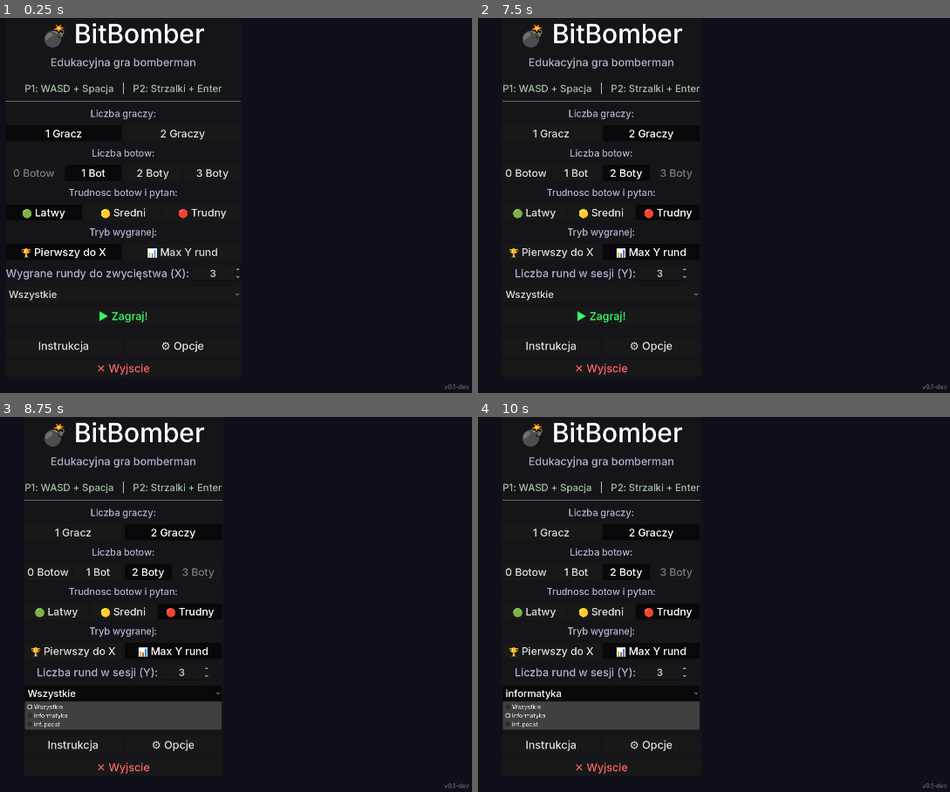
Above: before the commit, frames 1-4 (two rows, left to right).
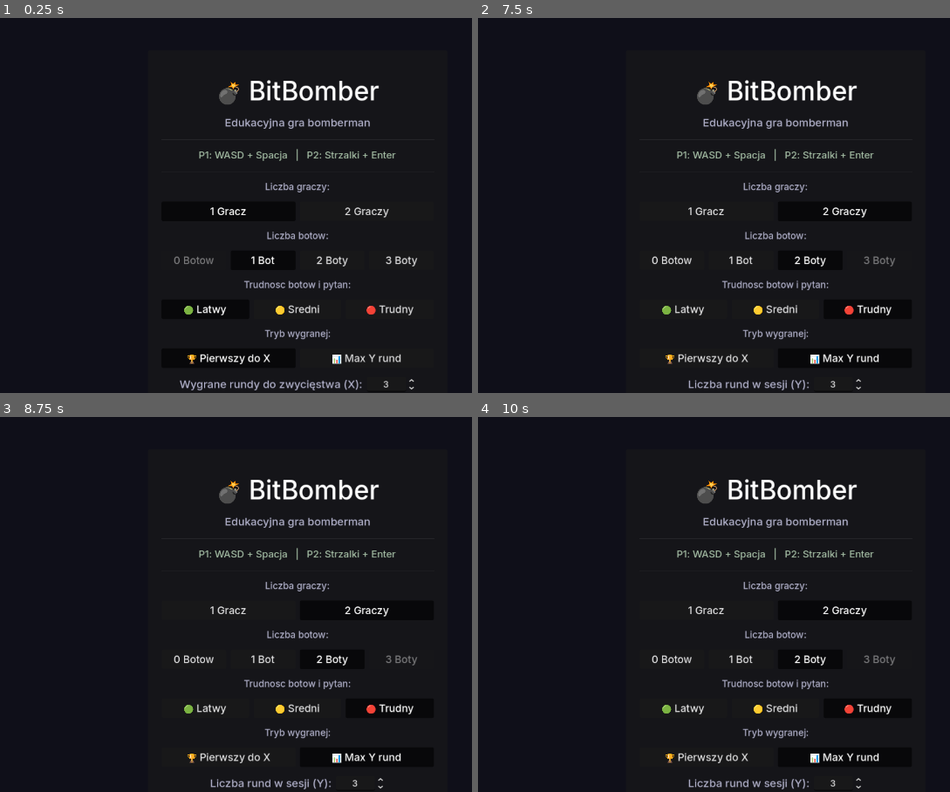
Above: after the commit, the same moments.

Repository: DaVideX12324/BitBomber
Game: Godot game, scene res://scenes/game.tscn
The game is run twice, just before and just after one commit, with the same random seed, the same clock (stepped at 60 frames per second) and the same inputs.
Inputs (mouse positions are in pixels of both pictures, inside the frame that each line leads up to):
- Up to frame 1 (0.25 s): no input
- Up to frame 2 (7.5 s): click "1 Gracz" at 0.5 s; click "2 Graczy" at 1.25 s; click "0 Botow" at 2 s; click "1 Bot" at 2.75 s; click "2 Boty" at 3.5 s; click "🟢 Latwy" at 4.25 s; click "🟡 Sredni" at 5 s; click "🔴 Trudny" at 5.75 s; click "🏆 Pierwszy do X" at 6.5 s; click "📊 Max Y rund" at 7.25 s
- Up to frame 3 (8.75 s): click (122, 694) at 8 s, where only the run before the commit has a clickable "Wszystkie"
- Up to frame 4 (10 s): click (600, 717) at 8.75 s, where only the run before the commit has a clickable "▶ Zagraj!"; click (600, 694) at 9.5 s, where only the run before the commit has a clickable "informatyka"

The runs differ from the first frame. In frame 1, 8.5% of the frame differs, in the area x 1-100%, y 1-100%; in frame 2, 8.2%; in frame 3, 11%; in frame 4, 11%, in the area x 5-100%, y 1-100%.

Commit message:
refactor(ui): scale via CanvasLayer.scale instead of per-node font overrides

Diff:
--- a/autoloads/ui_scale_manager.gd
+++ b/autoloads/ui_scale_manager.gd
@@ -1,23 +1,18 @@
 extends Node
 ## Autoload: UIScaleManager
 ##
-## Zarządza trybem skalowania UI.
-## Przy pierwszym uruchomieniu automatycznie dobiera tryb do rozdzielczości
-## monitora. Gracz może później zmienić tryb ręcznie w opcjach.
+## Skaluje całe warstwy UI przez CanvasLayer.scale.
+## Dzięki temu skalowane są WSZYSTKIE elementy (czcionki, przyciski,
+## panele, marginesy, ikony) — bez żadnych ręcznych override’ów.
 ##
 ## Tryby:
-##   SMALL  — 0.75×  (< 1280px szerokości)
-##   NORMAL — 1.0×   (1280–1919px, baza FHD 1080p)
+##   SMALL  — 0.75×  (< 1280px)
+##   NORMAL — 1.0×   (1280–1919px, baza FHD)
 ##   LARGE  — 1.5×   (1920–2559px)
-##   XLARGE — 2.0×   (≥ 2560px, 4K / QHD)
+##   XLARGE — 2.0×   (≥ 2560px, 4K)
 ##
-## Użycie w skrypcie UI:
-##   func _ready():
-##       UIScaleManager.scale_changed.connect(_on_scale_changed)
-##       _on_scale_changed(UIScaleManager.scale_factor)
-##
-##   func _on_scale_changed(s: float) -> void:
-##       $Label.add_theme_font_size_override("font_size", UIScaleManager.px(32))
+## Użycie w skrypcie UI (jedyna potrzebna linia w _ready):
+##   UIScaleManager.apply_to_layer(self)
 
 enum ScaleMode { SMALL, NORMAL, LARGE, XLARGE }
 
@@ -37,22 +32,33 @@
 
 const SAVE_KEY := "ui_scale_mode"
 
-## Aktualny tryb skalowania
 var current_mode : ScaleMode = ScaleMode.NORMAL :
 	set(value):
 		current_mode = value
 		scale_factor = SCALE_VALUES[value]
+		_apply_to_all_layers()
 		scale_changed.emit(scale_factor)
 
-## Aktualny współczynnik (tylko do odczytu z zewnątrz)
 var scale_factor : float = 1.0
 
-## Emitowany przy każdej zmianie trybu
 signal scale_changed(new_scale: float)
+
+# Wszystkie zarejestrowane warstwy UI
+var _layers : Array[CanvasLayer] = []
 
 
 func _ready() -> void:
 	_load_saved()
+
+
+## Rejestruje CanvasLayer i natychmiast aplikuje aktualne skalowanie.
+## Wywołaj w _ready() każdego skryptu UI: UIScaleManager.apply_to_layer(self)
+func apply_to_layer(layer: CanvasLayer) -> void:
+	if not _layers.has(layer):
+		_layers.append(layer)
+		# Sprzątanie po usunięciu węzła
+		layer.tree_exited.connect(func(): _layers.erase(layer))
+	_set_layer_scale(layer)
 
 
 ## Ustawia tryb ręcznie i zapisuje wybór gracza.
@@ -71,9 +77,18 @@
 	]
 
 
-## Przelicza wartość pikselową z bazy 1080p na aktualny tryb skalowania.
-func px(base_pixels: float) -> int:
-	return roundi(base_pixels * scale_factor)
+# ---------------------------------------------------------------------------
+# Internals
+# ---------------------------------------------------------------------------
+
+func _apply_to_all_layers() -> void:
+	for layer in _layers:
+		if is_instance_valid(layer):
+			_set_layer_scale(layer)
+
+
+func _set_layer_scale(layer: CanvasLayer) -> void:
+	layer.scale = Vector2(scale_factor, scale_factor)
 
 
 # ---------------------------------------------------------------------------
@@ -93,12 +108,9 @@
 		if saved >= 0 and saved <= ScaleMode.XLARGE:
 			current_mode = saved as ScaleMode
 			return
-	# Brak zapisu — dobierz tryb automatycznie
 	current_mode = _detect_mode()
 
 
-## Wykrywa tryb na podstawie szerokości aktualnego ekranu.
-## Używa monitora głównego (primary screen).
 func _detect_mode() -> ScaleMode:
 	var w : int = DisplayServer.screen_get_size(
 			DisplayServer.get_primary_screen()).x
--- a/scripts/main_menu.gd
+++ b/scripts/main_menu.gd
@@ -30,17 +30,6 @@
 @onready var _quiz_opt       : OptionButton  = $"Center/Panel/VBox/QuizOpt"
 @onready var _start_btn      : Button        = $"Center/Panel/VBox/BtnStart"
 @onready var _options_menu                   = $OptionsMenu
-# Węzły potrzebne do skalowania czcionek
-@onready var _title_label    : Label  = $"Center/Panel/VBox/Title"
-@onready var _subtitle_label : Label  = $"Center/Panel/VBox/Subtitle"
-@onready var _controls_label : Label  = $"Center/Panel/VBox/Controls"
-@onready var _players_label  : Label  = $"Center/Panel/VBox/PlayersLabel"
-@onready var _bots_label     : Label  = $"Center/Panel/VBox/BotsLabel"
-@onready var _win_label      : Label  = $"Center/Panel/VBox/WinLabel"
-@onready var _btn_help       : Button = $"Center/Panel/VBox/HBoxMeta/BtnHelp"
-@onready var _btn_options    : Button = $"Center/Panel/VBox/HBoxMeta/BtnOptions"
-@onready var _btn_quit       : Button = $"Center/Panel/VBox/BtnQuit"
-@onready var _ver_label      : Label  = $"VerLabel"
 
 var _sel_players : int = 1
 var _sel_bots    : int = 1
@@ -80,50 +69,7 @@
 	_refresh_diff()
 	_refresh_win()
 	_build_help_overlay()
-	UIScaleManager.scale_changed.connect(_on_scale_changed)
-	_on_scale_changed(UIScaleManager.scale_factor)
-
-
-# ---------------------------------------------------------------------------
-# Skalowanie czcionek
-# Wartości bazowe wprost z main_menu.tscn (tryb NORMAL = 1× / FHD)
-# ---------------------------------------------------------------------------
-
-func _on_scale_changed(_s: float) -> void:
-	_title_label.add_theme_font_size_override("font_size",    UIScaleManager.px(48))
-	_subtitle_label.add_theme_font_size_override("font_size", UIScaleManager.px(20))
-	_controls_label.add_theme_font_size_override("font_size", UIScaleManager.px(18))
-	_players_label.add_theme_font_size_override("font_size",  UIScaleManager.px(17))
-	_bots_label.add_theme_font_size_override("font_size",     UIScaleManager.px(17))
-	_diff_label.add_theme_font_size_override("font_size",     UIScaleManager.px(17))
-	_win_label.add_theme_font_size_override("font_size",      UIScaleManager.px(17))
-	_rounds_label.add_theme_font_size_override("font_size",   UIScaleManager.px(20))
-	_rounds_spin.get_line_edit().add_theme_font_size_override("font_size", UIScaleManager.px(18))
-	_quiz_opt.add_theme_font_size_override("font_size",       UIScaleManager.px(18))
-	_start_btn.add_theme_font_size_override("font_size",      UIScaleManager.px(20))
-	_btn_help.add_theme_font_size_override("font_size",       UIScaleManager.px(20))
-	_btn_options.add_theme_font_size_override("font_size",    UIScaleManager.px(20))
-	_btn_quit.add_theme_font_size_override("font_size",       UIScaleManager.px(20))
-	_ver_label.add_theme_font_size_override("font_size",      UIScaleManager.px(11))
-	var fs_btn := UIScaleManager.px(19)
-	for btn in _players_btns + _bots_btns + _diff_btns + _win_btns:
-		(btn as Button).add_theme_font_size_override("font_size", fs_btn)
-	if _help_overlay:
-		_rescale_help_overlay()
-
-
-## Skaluje czcionki w panelu instrukcji (budowanym dynamicznie).
-func _rescale_help_overlay() -> void:
-	var panel     := _help_overlay.get_child(0) as PanelContainer
-	var margin    := panel.get_child(0)          as MarginContainer
-	var vbox      := margin.get_child(0)         as VBoxContainer
-	var title     := vbox.get_child(0)           as Label
-	var scroll    := vbox.get_child(2)           as ScrollContainer
-	var content   := scroll.get_child(0)         as RichTextLabel
-	var btn_close := vbox.get_child(4)           as Button
-	title.add_theme_font_size_override("font_size",          UIScaleManager.px(22))
-	content.add_theme_font_size_override("normal_font_size", UIScaleManager.px(15))
-	btn_close.add_theme_font_size_override("font_size",      UIScaleManager.px(16))
+	UIScaleManager.apply_to_layer(self)
 
 
 # ---------------------------------------------------------------------------
@@ -225,6 +171,7 @@
 	margin.add_child(vbox)
 	var title := Label.new()
 	title.text = "💣  Jak grać w BitBomber?"
+	title.add_theme_font_size_override("font_size", 22)
 	title.horizontal_alignment = HORIZONTAL_ALIGNMENT_CENTER
 	vbox.add_child(title)
 	vbox.add_child(HSeparator.new())
@@ -235,6 +182,7 @@
 	content.bbcode_enabled = true
 	content.fit_content = true
 	content.size_flags_horizontal = Control.SIZE_EXPAND_FILL
+	content.add_theme_font_size_override("normal_font_size", 15)
 	content.text = """[b]Cel gry[/b]
 Wyeliminuj przeciwnik\u00f3w za pomoc\u0105 bomb! Ostatni \u017cywy gracz (lub ten z najwi\u0119ksz\u0105 liczb\u0105 wygranych rund) zdobywa zwyci\u0119stwo.
 
@@ -269,8 +217,6 @@
 	btn_close.text = "Zamknij  [ESC]"
 	btn_close.pressed.connect(_hide_help)
 	vbox.add_child(btn_close)
-	# zastosuj bieżące skalowanie do nowo zbudowanego overlay
-	_rescale_help_overlay()
 
 
 func _input(event: InputEvent) -> void:
--- a/scripts/options_menu.gd
+++ b/scripts/options_menu.gd
@@ -16,13 +16,6 @@
 @onready var _lbl_countdown  : Label          = $ConfirmPopup/VBoxConfirm/LblCountdown
 @onready var _btn_confirm    : Button         = $ConfirmPopup/VBoxConfirm/HBoxConfirm/BtnConfirm
 @onready var _btn_revert     : Button         = $ConfirmPopup/VBoxConfirm/HBoxConfirm/BtnRevert
-
-# Węzły potrzebne do skalowania czcionek (bazy z options_menu.tscn)
-@onready var _title_label    : Label = $Panel/VBox/Title
-@onready var _mode_label     : Label = $Panel/VBox/ModeLabel
-@onready var _monitor_label  : Label = $Panel/VBox/MonitorLabel
-@onready var _res_label      : Label = $Panel/VBox/ResLabel
-@onready var _scale_label    : Label = $Panel/VBox/ScaleLabel
 
 const CONFIRM_TIMEOUT := 20.0
 
@@ -53,8 +46,7 @@
 	_monitor_option.item_selected.connect(_on_monitor_changed)
 	_populate_resolutions(_monitor_option.selected)
 	_populate_scale()
-	UIScaleManager.scale_changed.connect(_on_scale_changed)
-	_on_scale_changed(UIScaleManager.scale_factor)
+	UIScaleManager.apply_to_layer(self)
 
 
 func _process(delta: float) -> void:
@@ -79,31 +71,6 @@
 
 
 # ---------------------------------------------------------------------------
-# Skalowanie czcionek
-# Bazy z options_menu.tscn (tryb NORMAL = 1×)
-# ---------------------------------------------------------------------------
-
-func _on_scale_changed(_s: float) -> void:
-	_title_label.add_theme_font_size_override("font_size",   UIScaleManager.px(26))
-	_mode_label.add_theme_font_size_override("font_size",    UIScaleManager.px(16))
-	_monitor_label.add_theme_font_size_override("font_size", UIScaleManager.px(16))
-	_res_label.add_theme_font_size_override("font_size",     UIScaleManager.px(16))
-	_res_note.add_theme_font_size_override("font_size",      UIScaleManager.px(12))
-	_scale_label.add_theme_font_size_override("font_size",   UIScaleManager.px(16))
-	_monitor_option.add_theme_font_size_override("font_size", UIScaleManager.px(16))
-	_res_option.add_theme_font_size_override("font_size",    UIScaleManager.px(16))
-	_scale_option.add_theme_font_size_override("font_size",  UIScaleManager.px(16))
-	_btn_apply.add_theme_font_size_override("font_size",     UIScaleManager.px(17))
-	_btn_close.add_theme_font_size_override("font_size",     UIScaleManager.px(17))
-	var fs_mode := UIScaleManager.px(15)
-	for btn in _mode_btns:
-		(btn as Button).add_theme_font_size_override("font_size", fs_mode)
-	_lbl_countdown.add_theme_font_size_override("font_size",  UIScaleManager.px(22))
-	_btn_confirm.add_theme_font_size_override("font_size",    UIScaleManager.px(16))
-	_btn_revert.add_theme_font_size_override("font_size",     UIScaleManager.px(16))
-
-
-# ---------------------------------------------------------------------------
 # Otwieranie / zamykanie
 # ---------------------------------------------------------------------------
 
@@ -176,7 +143,6 @@
 	SettingsManager.monitor_idx = screen
 	_resolutions = SettingsManager.get_available_resolutions()
 	SettingsManager.monitor_idx = saved_idx
-
 	_res_option.clear()
 	var screen_size := DisplayServer.screen_get_size(screen)
 	for r in _resolutions:
@@ -224,7 +190,6 @@
 	_prev_mode    = SettingsManager.window_mode_idx
 	_prev_res     = SettingsManager.resolution
 	_prev_monitor = SettingsManager.monitor_idx
-
 	var res_idx := _res_option.selected
 	var res := SettingsManager.resolution
 	if res_idx >= 0 and res_idx < _resolutions.size():
